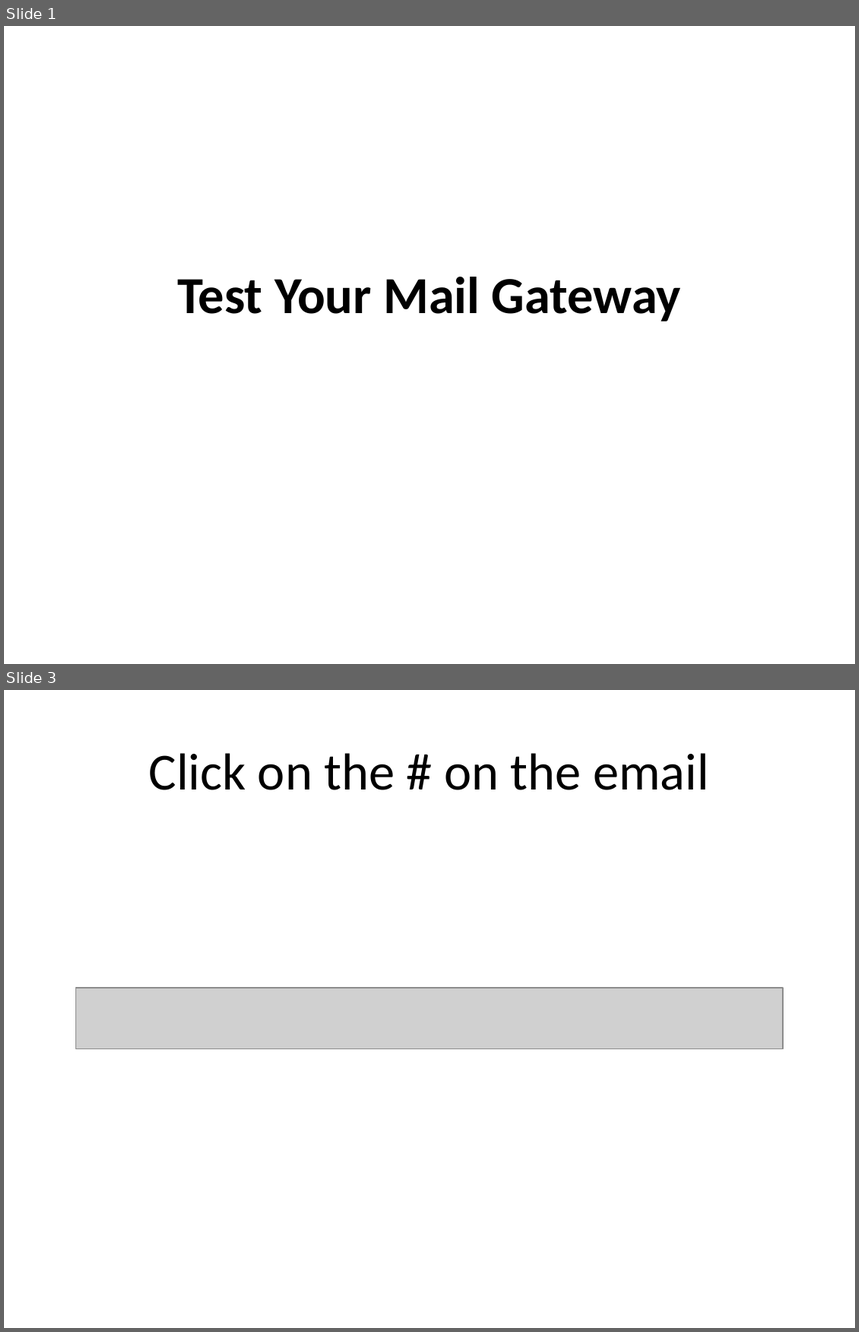
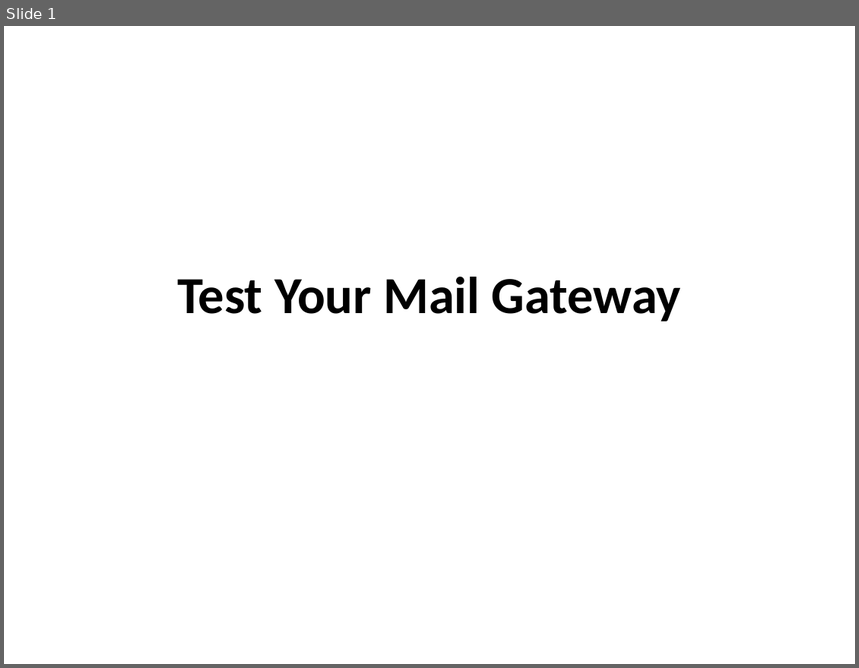
Before and after one commit to afnog/sse, a slide deck: rspamd/test_rspamd.pptx. Shown one above the other, each under a label of ours: slides 1 and 3 before the commit, slide 1 after it; the slides between them are not shown. The pictures are 859x1332 and 859x668 pixels, drawn with LibreOffice and Linux fonts; fonts in the diff are those of the drawing; grey boxes stand for pictures. Boxes give left, top, right and bottom in pixels: in the first picture for what was removed or moved away, otherwise in the second. Text is boxed around its words. In the diff, an @@ line names an element or a change of style, - is before the commit and + after.

```diff
--- a/rspamd/test_rspamd.pptx
+++ b/rspamd/test_rspamd.pptx
@@ slide 3 removed at (4,690,855,1328), background #FFFFFF @@
@@ title removed at (149,753,709,790) @@
-Click on the # on the email
@@ picture removed at (76,988,784,1049) @@
```
Also in this commit, not shown: 1 slide changed, 1 slide added, 6 other files.
